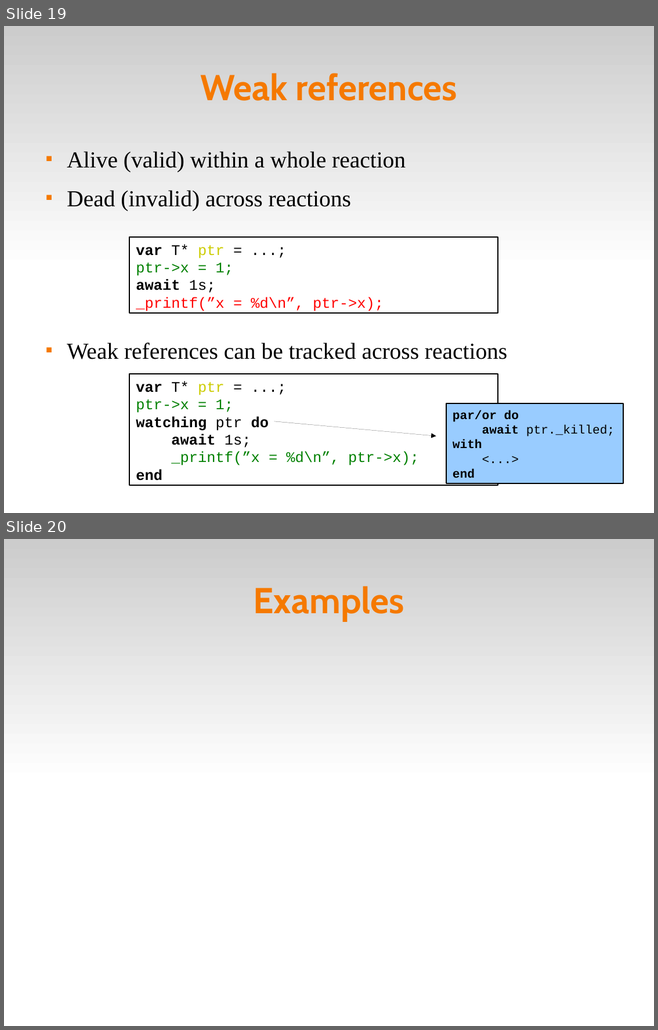
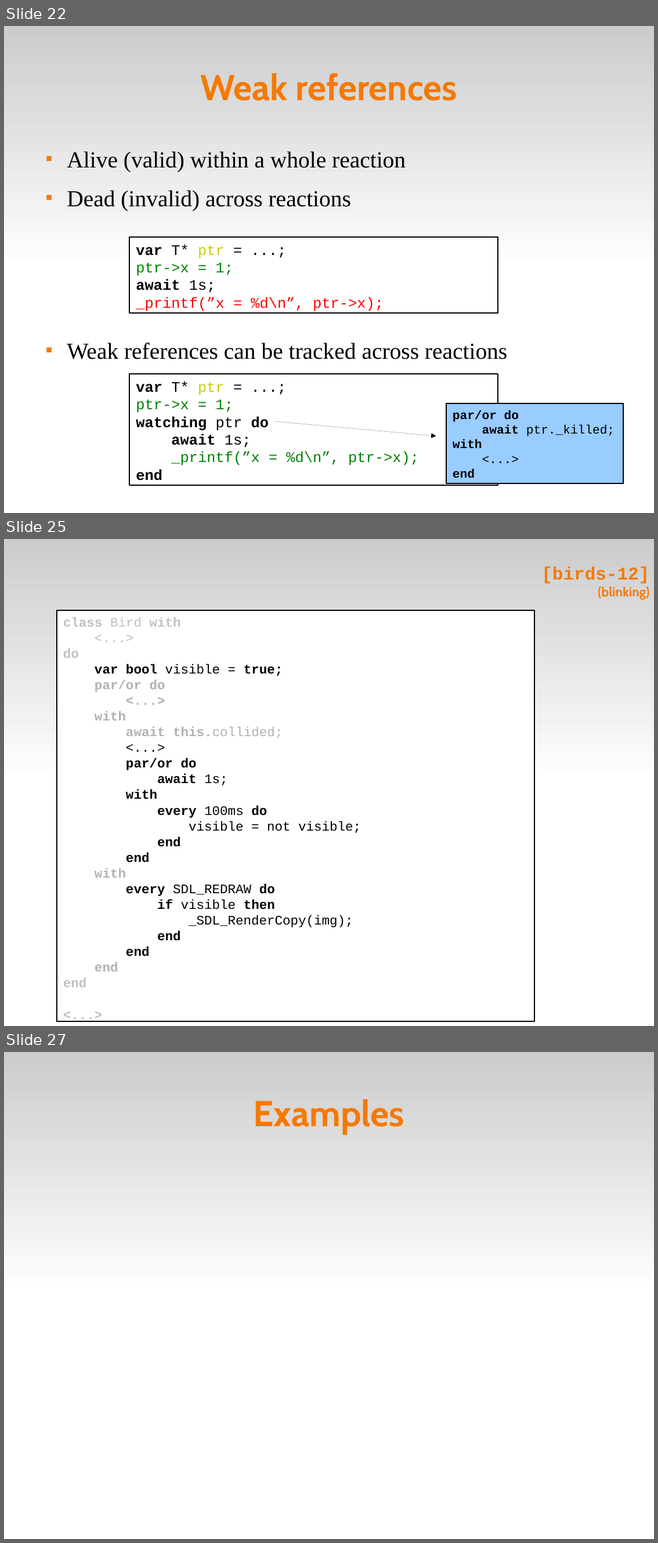
Before and after one commit to fsantanna-no/ceu-docs, a slide deck: ceu_stl.odp. Shown one above the other, each under a label of ours: slides 19 and 20 before the commit, slides 22, 25 and 27 after it; the slides between them are not shown. The pictures are 658x1030 and 658x1543 pixels, drawn with LibreOffice and Linux fonts; fonts in the diff are those of the drawing. Boxes give left, top, right and bottom in pixels: in the first picture for what was removed or moved away, otherwise in the second. Text is boxed around its words. In the diff, an @@ line names an element or a change of style, - is before the commit and + after.

```diff
--- a/ceu_stl.odp
+++ b/ceu_stl.odp
@@ slide 25 added at (4,539,654,1026), background #FFFFFF; not listed: 1 template element that a slide beside it also shows @@
@@ title added at (541,567,649,599), 22 pt, text #F57900, bold @@
+[birds-12]
+(blinking)
@@ rectangle added at (57,610,535,1022), fill #FFFFFF, outline #000000 1.45 pt, 16 pt, text #000000, bold @@
+class Bird with
+<...>
+do
+var bool visible = true;
+par/or do
+<...>
+with
+await this.collided;
+<...>
+par/or do
+await 1s;
+with
+every 100ms do
+visible = not visible;
+end
+end
+with
+every SDL_REDRAW do
+if visible then
+_SDL_RenderCopy(img);
+end
+end
+end
+end
+<...>
@@ what was slide 19 is now slide 22 @@
@@ what was slide 20 is now slide 27 @@
```
Also in this commit, not shown: 15 slides changed, 6 other slides added, 2 other files.
